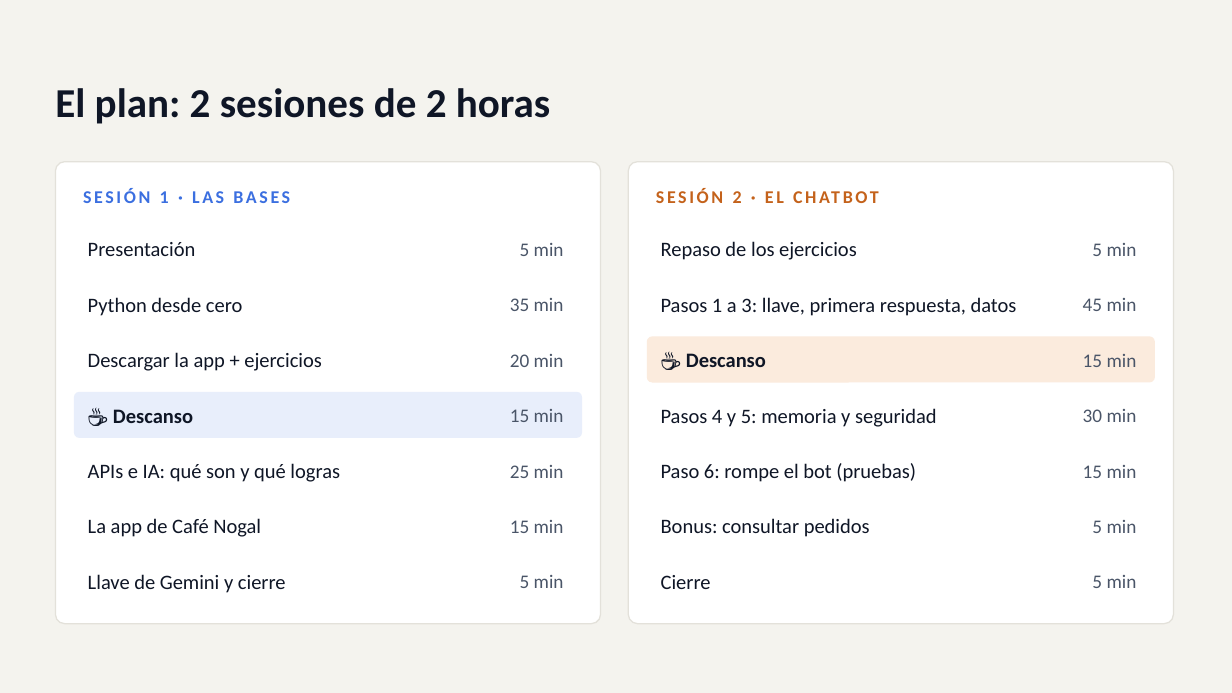
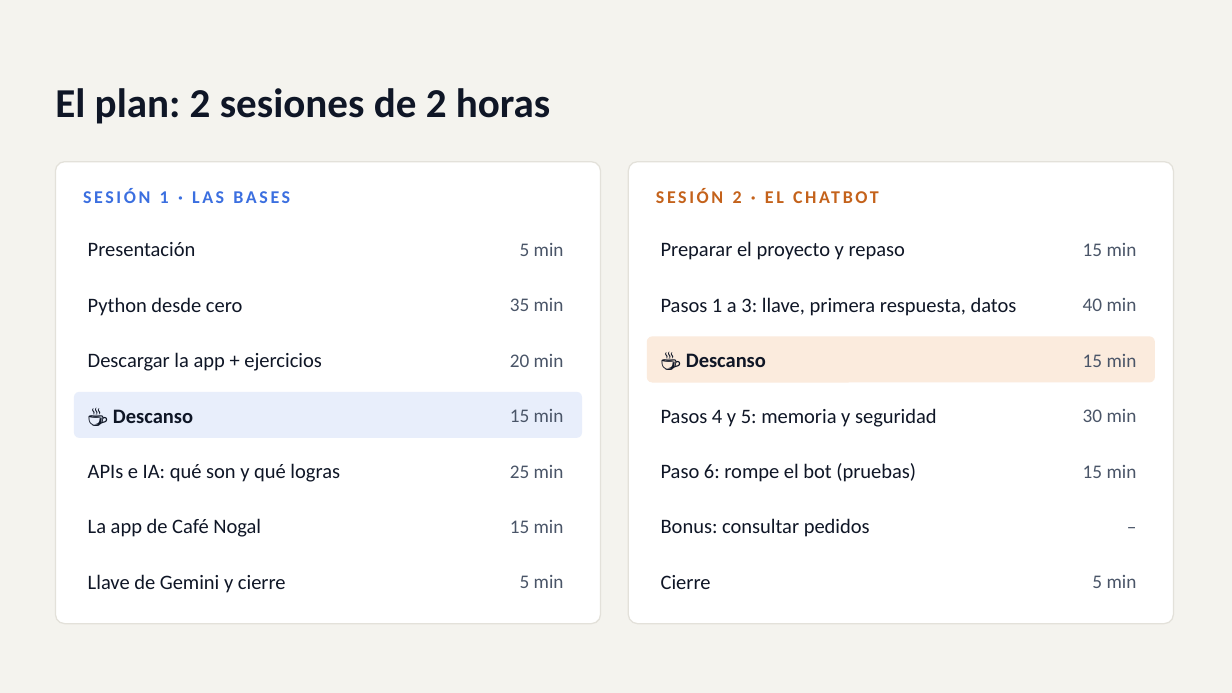
Before and after one commit to Wishard1/AngelDominguez, a slide deck: slide 3 of taller-ia/Implementa_IA_en_tus_sistemas.pptx. Drawn at 1232x693 pixels with LibreOffice and Linux fonts; fonts in the diff are those of the drawing. Boxes give left, top, right and bottom in pixels: in the first picture for what was removed or moved away, otherwise in the second. Text is boxed around its words. In the diff, an @@ line names an element or a change of style, - is before the commit and + after.

```diff
--- a/taller-ia/Implementa_IA_en_tus_sistemas.pptx
+++ b/taller-ia/Implementa_IA_en_tus_sistemas.pptx
@@ text at box(661, 241, 905, 260): text changed @@
-Repaso de los ejercicios
+Preparar el proyecto y repaso
@@ text at box(1083, 243, 1137, 256): text changed @@
-5 min
+15 min
@@ text at box(1083, 298, 1137, 311): text changed @@
-45 min
+40 min
@@ text at box(1092, 520, 1137, 533): text changed @@
-5 min
+–
```
Also in this commit, not shown: 3 slides added, 3 other files.
